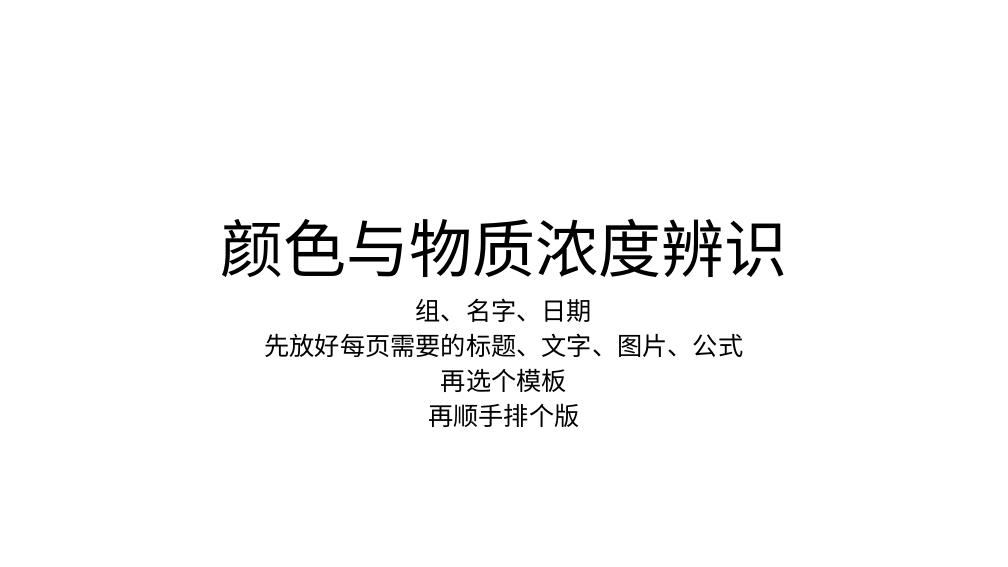
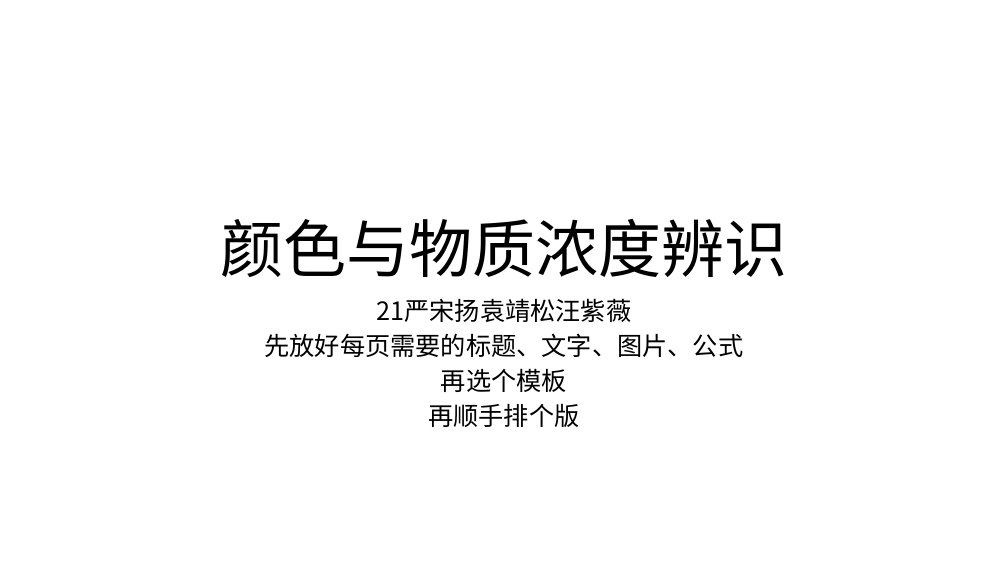
Before and after one commit to yuanjingsong/MCM_Homework, a slide deck: slide 1 of PreG21.pptx. Drawn at 1008x567 pixels with LibreOffice and Linux fonts; fonts in the diff are those of the drawing. Boxes give left, top, right and bottom in pixels: in the first picture for what was removed or moved away, otherwise in the second. Text is boxed around its words. In the diff, an @@ line names an element or a change of style, - is before the commit and + after.

```diff
--- a/PreG21.pptx
+++ b/PreG21.pptx
@@ subtitle at [377, 298, 632, 322]: text changed @@
-组、名字、日期
+21严宋扬袁靖松汪紫薇
```
Also in this commit, not shown: 1 other slide changed, 2 slides added, 24 other files.
